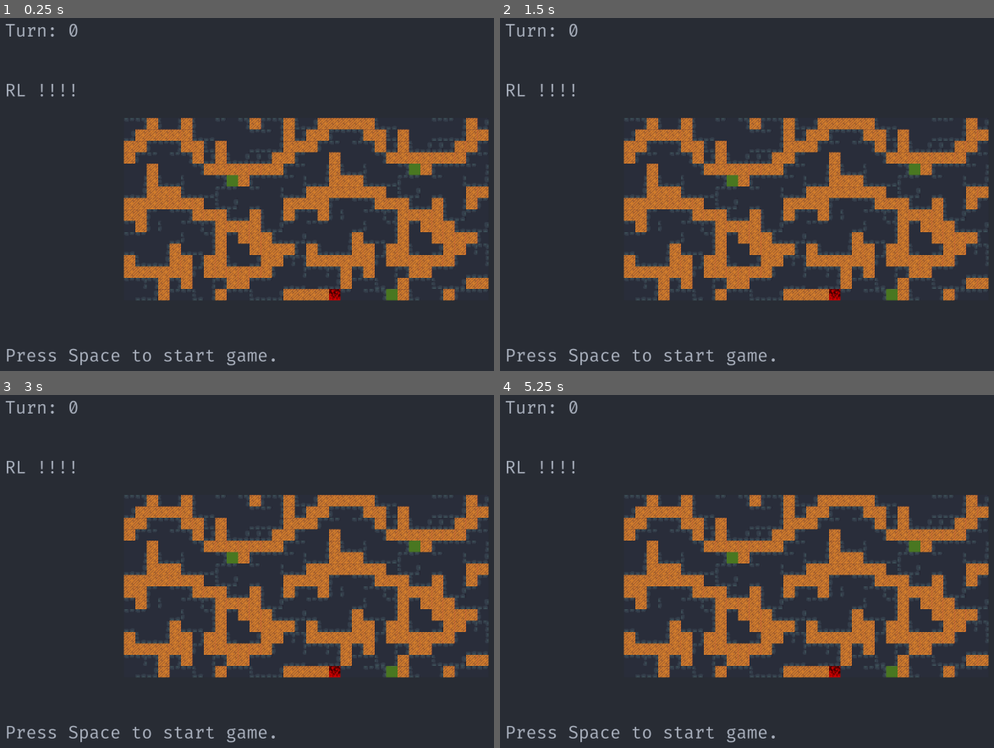
Above: before the commit, frames 1-4 (two rows, left to right).
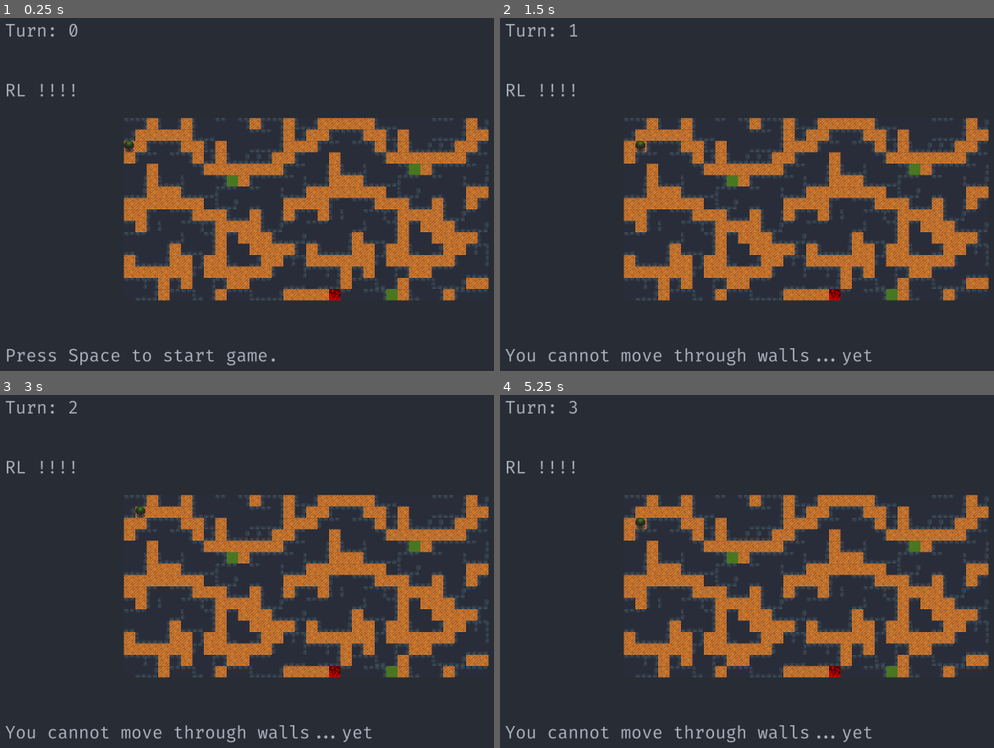
Above: after the commit, the same moments.

Repository: benjaminfrs/DragonsDescent
Game: Godot game, scene res://scene/main/main.tscn
Same seed, same stepped clock (60 frames per second), same inputs: the game is played once before the commit and once after it.
Inputs:
- Up to frame 1 (0.25 s): no input
- Up to frame 2 (1.5 s): tap Space (init_world) at 0.5, 0.6, 1.25, 1.35 s; hold Right (move_right) 0.53-1.28 s; hold Down (move_down) from 1.28 s (still down)
- Up to frame 3 (3 s): tap Space (init_world) at 2, 2.1, 2.75, 2.85 s; release Down (move_down) at 2.03 s; hold Right (move_right) 2.03-2.78 s; hold Up (move_up) from 2.78 s (still down)
- Up to frame 4 (5.25 s): tap Space (init_world) at 3.5, 3.6, 4.25, 4.35, 5.1 s; release Up (move_up) at 3.53 s; hold Left (move_left) 3.53-5.03 s; hold Down (move_down) from 5.03 s (still down)

The runs differ from the first frame. In frame 1, less than 0.1% of the frame differs, in the area x 25-28%, y 34-39%; in frame 2, 0.9%, in the area x 1-76%, y 1-99%; in frame 3, 0.9%; in frame 4, 0.9%.

Commit message:
create PC sprite again and enable movement

Diff:
--- a/scene/main/World/DungeonGrid.gd
+++ b/scene/main/World/DungeonGrid.gd
@@ -24,9 +24,11 @@
 		emit_signal("illegal_move", "You cannot leave the dungeon >:D")
 		return false
 	if get_sprite_at_pos(x, y):
-		if get_sprite_at_pos(x, y).is_in_group(TileTypes.WALL):
-			emit_signal("illegal_move", "You cannot move through walls...yet")
-			return false
+		var s = get_sprite_at_pos(x, y).get_groups()
+		for g in s:
+			if g.contains("wall"):
+				emit_signal("illegal_move", "You cannot move through walls...yet")
+				return false
 	return true
 
 func check_sprite_group_at_pos(x: int, y: int) -> String:
--- a/scene/main/World/InitWorld.gd
+++ b/scene/main/World/InitWorld.gd
@@ -35,20 +35,30 @@
 func _on_MapGenerator_tile_placed(groupName: String, x: int, y: int, x_offset: int = 0, y_offset: int = 0):
 	var new_sprite: Sprite2D = _get_asset(groupName).instantiate() as Sprite2D
 	new_sprite.position = ConvertCoords.index_to_vector(x, y, x_offset, y_offset)
-	new_sprite.add_to_group(groupName)
+	if groupName.contains("wall"):
+		new_sprite.add_to_group("wall")
+	else:
+		new_sprite.add_to_group(groupName)
 
 	add_child(new_sprite)
 	emit_signal("sprite_created", new_sprite)
 
 func _on_MapGenerator_map_finished(map: Array):
+	var pc_placed = false
 	for i in range(DungeonSize.MAX_X):
 		for j in range(DungeonSize.MAX_Y):
 			var new_sprite: Sprite2D = _get_asset(map[i + j * DungeonSize.MAX_Y]).instantiate() as Sprite2D
 			new_sprite.position = ConvertCoords.index_to_vector(i, j, 0, 0)
 			new_sprite.add_to_group(map[i + j * DungeonSize.MAX_Y])
-
 			add_child(new_sprite)
 			emit_signal("sprite_created", new_sprite)
+			if not pc_placed and map[i + j * DungeonSize.MAX_Y] == TileTypes.FLOOR:
+				var pc : Sprite2D = Player.instantiate() as Sprite2D
+				pc.position = ConvertCoords.index_to_vector(i, j, 0, 0)
+				pc.add_to_group(TileTypes.PC)
+				pc_placed = true
+				add_child(pc)
+				emit_signal("sprite_created", pc)
 
 
 func _get_asset(groupName: String) -> PackedScene:
--- a/sprite/pc.tscn
+++ b/sprite/pc.tscn
@@ -1,11 +1,10 @@
-[gd_scene load_steps=3 format=3 uid="uid://c7eeji0f58vit"]
+[gd_scene load_steps=2 format=3 uid="uid://c7eeji0f58vit"]
 
-[ext_resource type="Texture2D" uid="uid://c3rqi86lnb1ts" path="res://resource/spritesheet.png" id="1_0l8wf"]
-
-[sub_resource type="AtlasTexture" id="AtlasTexture_ku21o"]
-atlas = ExtResource("1_0l8wf")
-region = Rect2(0, 144, 24, 36)
+[ext_resource type="Texture2D" uid="uid://8iykb86ryh2s" path="res://resource/basictiles.png" id="1_jxw05"]
 
 [node name="PC" type="Sprite2D"]
 modulate = Color(0.670588, 0.698039, 0.74902, 1)
-texture = SubResource("AtlasTexture_ku21o")
+z_index = 1
+texture = ExtResource("1_jxw05")
+region_enabled = true
+region_rect = Rect2(64, 144, 16, 16)
